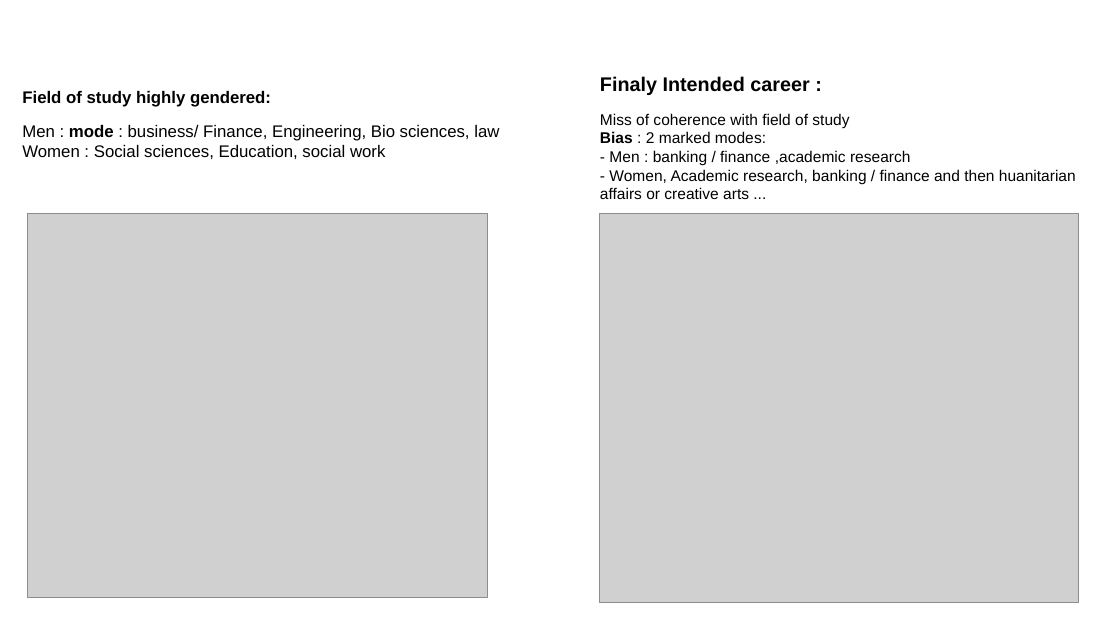
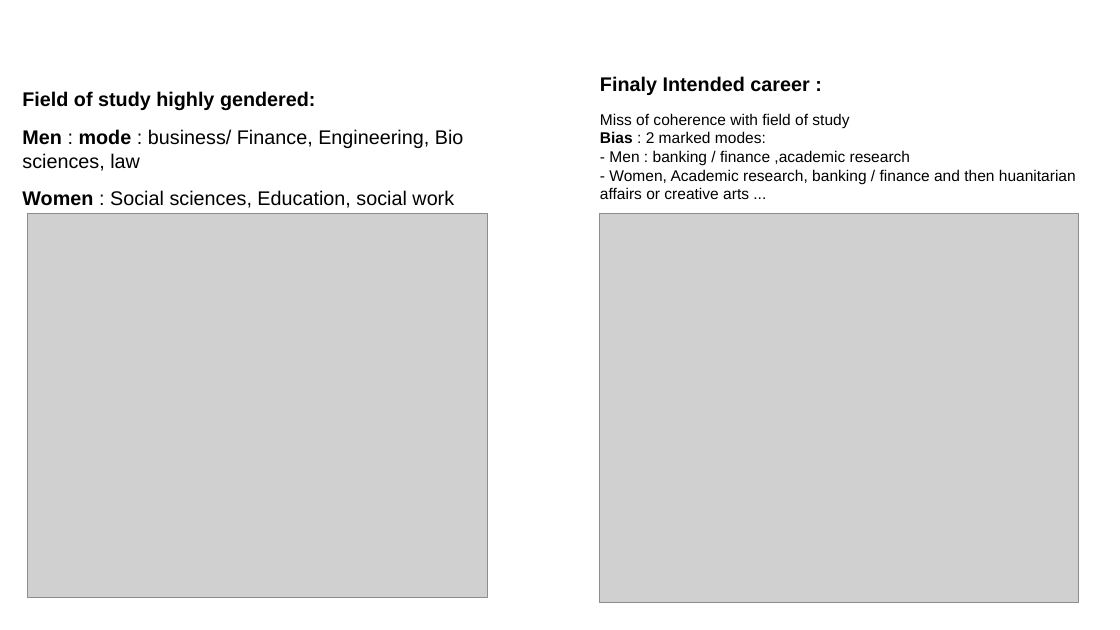
Before and after one commit to cyrilbraguy/Bl2_Tinder, a slide deck: slide 6 of doc/Braguy_CDSD_bl2_tinder.odp. Drawn at 1120x630 pixels with LibreOffice and Linux fonts; fonts in the diff are those of the drawing; grey boxes stand for pictures; background and template pictures are left out. Boxes give left, top, right and bottom in pixels: in the first picture for what was removed or moved away, otherwise in the second. Text is boxed around its words. In the diff, an @@ line names an element or a change of style, - is before the commit and + after.

```diff
--- a/doc/Braguy_CDSD_bl2_tinder.odp
+++ b/doc/Braguy_CDSD_bl2_tinder.odp
@@ text at box(22, 91, 316, 111): size 11.9 to 14 pt in "Field of study highly gendered:" @@
@@ text at box(22, 129, 464, 208): text changed; size 11.9 to 14 pt @@
-Men : mode : business/ Finance, Engineering, Bio sciences, law
-Women : Social sciences, Education, social work
+Men : mode : business/ Finance, Engineering, Bio sciences, law
+Women : Social sciences, Education, social work
```
Also in this commit, not shown: 5 other slides changed, 3 other files.
